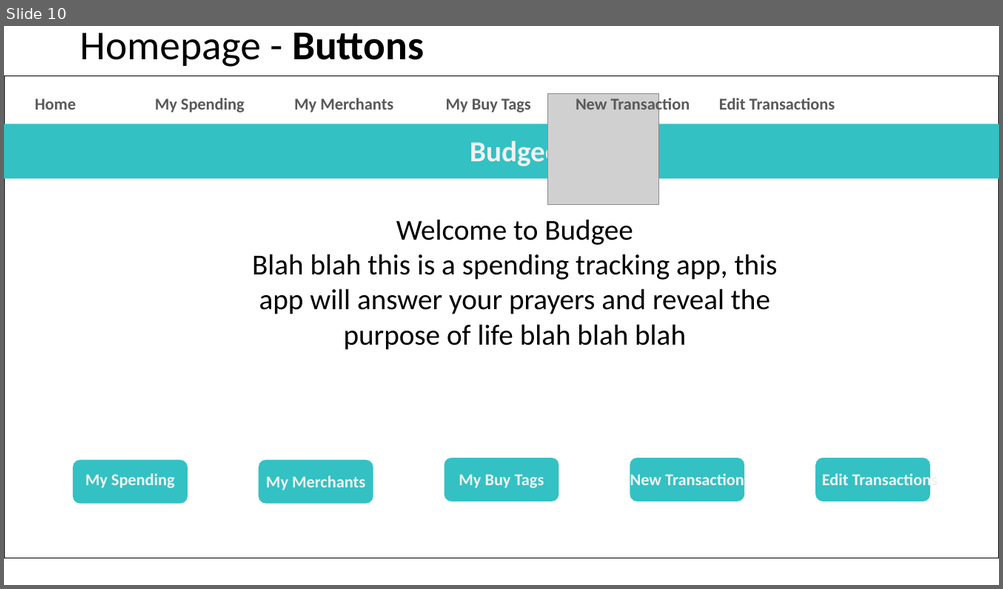
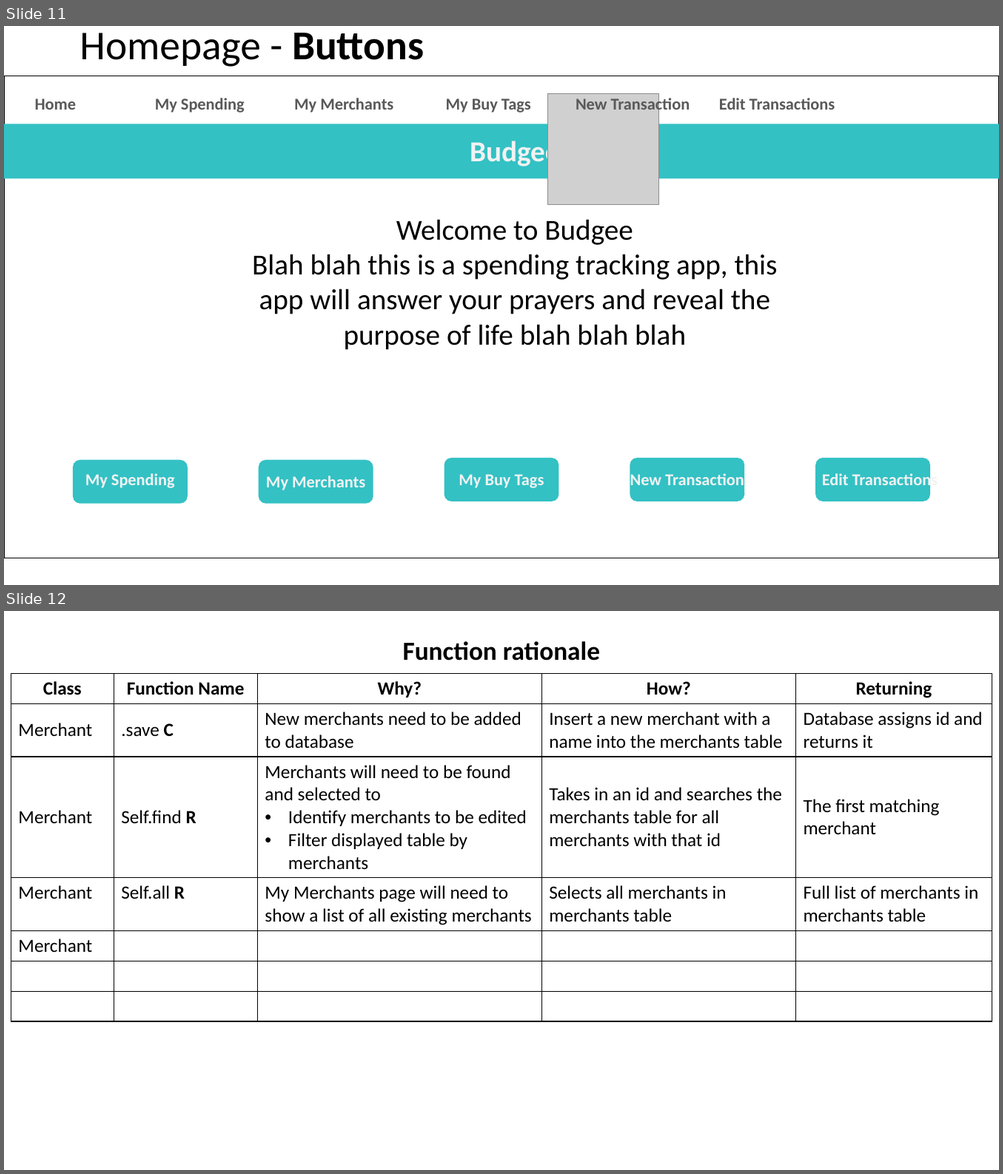
Before and after one commit to catf62/Budgee, a slide deck: Plans_Project_Management/Budget_App_Plan_08Nov2018.pptx. Shown one above the other, each under a label of ours: slide 10 before the commit, slides 11 and 12 after it. The pictures are 1003x589 and 1003x1174 pixels, drawn with LibreOffice and Linux fonts; fonts in the diff are those of the drawing; grey boxes stand for pictures. Boxes give left, top, right and bottom in pixels: in the first picture for what was removed or moved away, otherwise in the second. Text is boxed around its words. In the diff, an @@ line names an element or a change of style, - is before the commit and + after.

Commit message:
update method added to merchant class and passed testing

```diff
--- a/Plans_Project_Management/Budget_App_Plan_08Nov2018.pptx
+++ b/Plans_Project_Management/Budget_App_Plan_08Nov2018.pptx
@@ slide 12 added at box(4, 611, 999, 1170), background #FFFFFF @@
@@ title added at box(403, 641, 600, 661), 25.2 pt, text #000000, bold @@
+Function rationale
@@ table added at box(11, 674, 992, 1019), 7 rows, 5 columns @@
+Class | Function Name | Why? | How? | Returning
+Merchant | .save C | New merchants need to be added to database | Insert a new merchant with a name into the merchants table | Database assigns id and returns it
+Merchant | Self.find R | Merchants will need to be found and selected to / Identify merchants to be edited / Filter displayed table by merchants | Takes in an id and searches the merchants table for all merchants with that id | The first matching merchant
+Merchant | Self.all R | My Merchants page will need to show a list of all existing merchants | Selects all merchants in merchants table | Full list of merchants in merchants table
+Merchant |  |  |  | 
+ |  |  |  | 
+ |  |  |  | 
@@ what was slide 10 is now slide 11 @@
```
Also in this commit, not shown: 1 other slide added, 2 other files.
